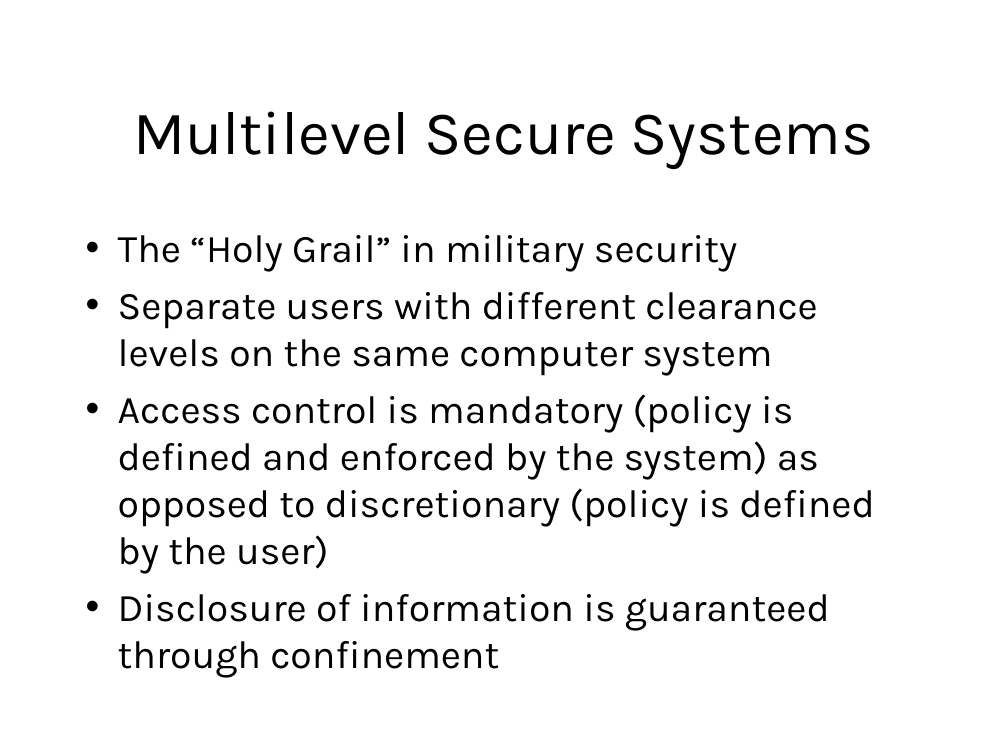
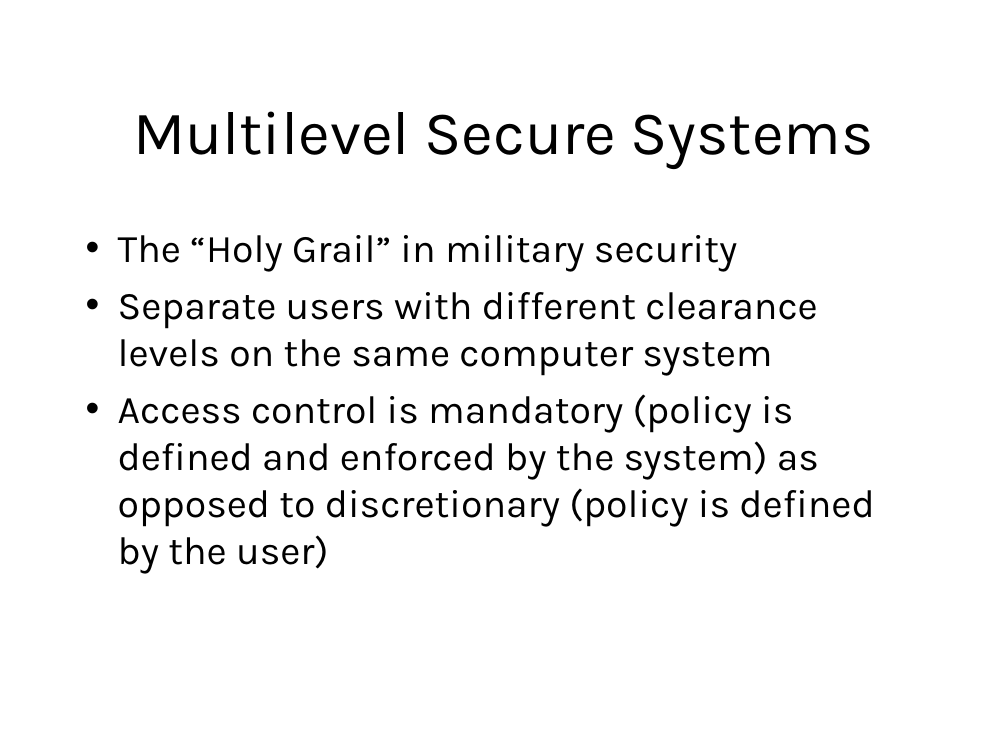
Before and after one commit to sftcd/cs7053, a slide deck: slide 11 of 2022lectures/02-concepts.odp. Drawn at 1008x756 pixels with LibreOffice and Linux fonts; fonts in the diff are those of the drawing. Boxes give left, top, right and bottom in pixels: in the first picture for what was removed or moved away, otherwise in the second. Text is boxed around its words. In the diff, an @@ line names an element or a change of style, - is before the commit and + after.

```diff
--- a/2022lectures/02-concepts.odp
+++ b/2022lectures/02-concepts.odp
@@ text at (118,594,830,678): paragraph removed @@
-• Disclosure of information is guaranteed through confinement
```
Also in this commit, not shown: 3 other slides changed, 4 other files.
